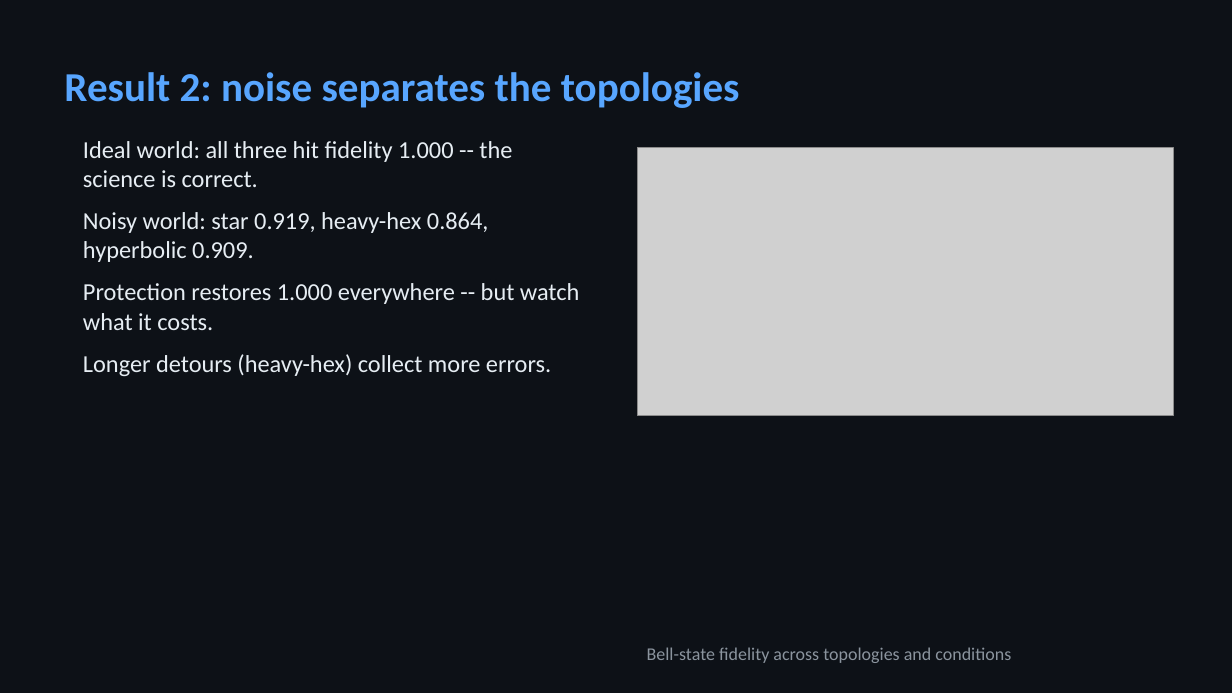
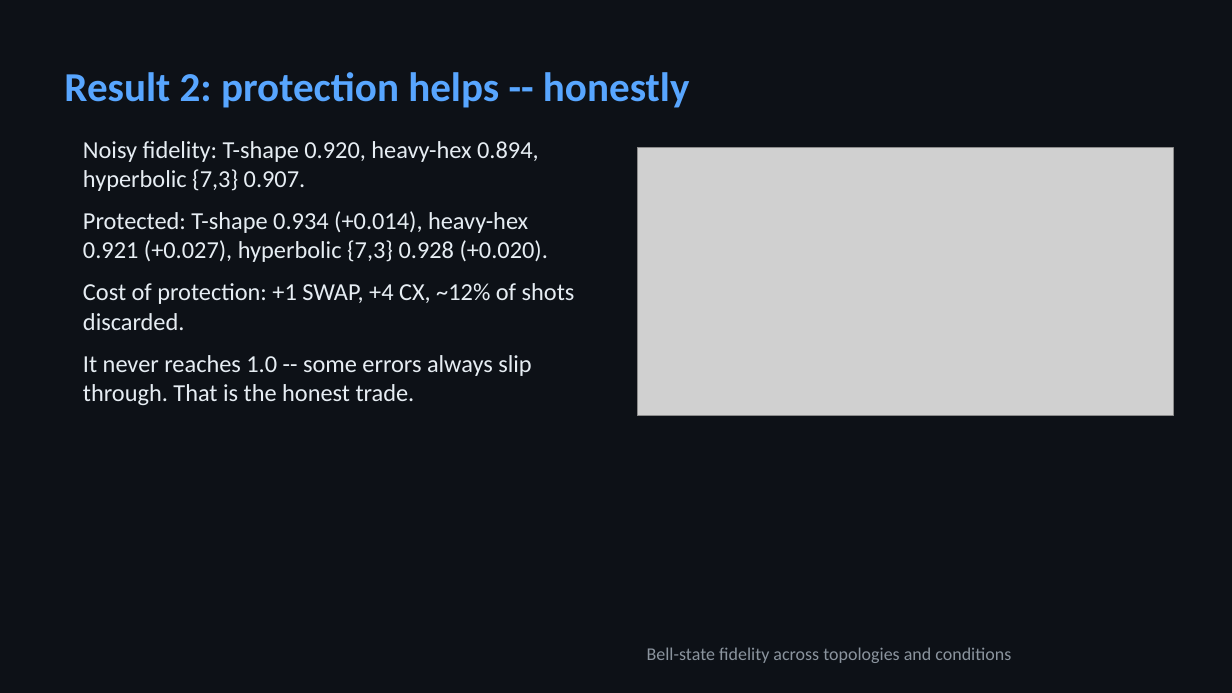
Before and after one commit to dhanunjayss0306/quantum-geometry-routing, a slide deck: slide 6 of results/reports/quantum-geometry-routing-deck.pptx. Drawn at 1232x693 pixels with LibreOffice and Linux fonts; fonts in the diff are those of the drawing; grey boxes stand for pictures. Boxes give left, top, right and bottom in pixels: in the first picture for what was removed or moved away, otherwise in the second. Text is boxed around its words. In the diff, an @@ line names an element or a change of style, - is before the commit and + after.

Commit message:
docs: architectural recommendation, honest wording, rebuilt 8-slide deck
- docs/recommendation.md: specific coupling-graph features from scaling
  data (degree 3, log diameter target, no degree-2 chains, faces<=8)
  with measured numbers and caveats
- Remove 'restores 1.000 everywhere' overclaims from README/docs/deck
- Deck rebuilt from CSVs: 8 slides incl. recommendation, test count
  computed, no hard-coded numbers

```diff
--- a/results/reports/quantum-geometry-routing-deck.pptx
+++ b/results/reports/quantum-geometry-routing-deck.pptx
@@ text at box(64, 72, 689, 108): text changed @@
-Result 2: noise separates the topologies
+Result 2: protection helps -- honestly
@@ text at box(83, 141, 575, 405): text changed @@
-Ideal world: all three hit fidelity 1.000 -- the science is correct.
-Noisy world: star 0.919, heavy-hex 0.864, hyperbolic 0.909.
-Protection restores 1.000 everywhere -- but watch what it costs.
-Longer detours (heavy-hex) collect more errors.
+Noisy fidelity: T-shape 0.920, heavy-hex 0.894, hyperbolic {7,3} 0.907.
+Protected: T-shape 0.934 (+0.014), heavy-hex 0.921 (+0.027), hyperbolic {7,3} 0.928 (+0.020).
+Cost of protection: +1 SWAP, +4 CX, ~12% of shots discarded.
+It never reaches 1.0 -- some errors always slip through. That is the honest trade.
```
Also in this commit, not shown: 5 other slides changed, 1 slide added, 1 slide removed, 6 other files.
